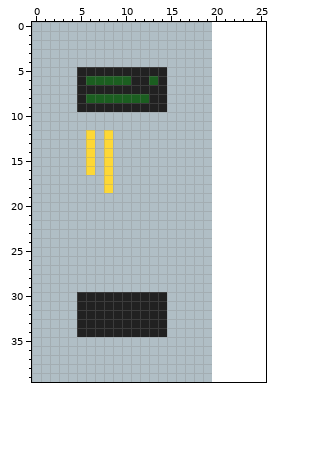
Two states of a pixel-art sprite, app/src/main/res/drawable-hdpi/ship.png. Above, as it was before the edit.
The file is 20x40 pixels. Colours within 5 levels of each other are drawn and written as one. The old version is drawn lined up with the new one, on the new canvas.
After the commit:
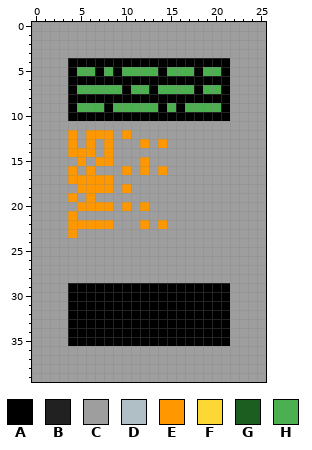
Palette (. is transparent): A #000000  B #212121  C #9e9e9e  D #b0bec5  E #ff9800  F #fdd835  G #1b5e20  H #4caf50
The exact change:
canvas 20x40 -> 26x40
Changed rows in their new state; - is an unchanged pixel.
first column x 0:
 0 CCCCCCCCCCCCCCCCCCCCCCCCCC
 1 CCCCCCCCCCCCCCCCCCCCCCCCCC
 2 CCCCCCCCCCCCCCCCCCCCCCCCCC
 3 CCCCCCCCCCCCCCCCCCCCCCCCCC
 4 CCCCAAAAAAAAAAAAAAAAAACCCC
 5 CCCCAHHAHAHHHHAHHHAHHACCCC
 6 CCCCAAAAAAAAAAAAAAAAAACCCC
 7 CCCCAHHHHHAHHAHHHHAHHACCCC
 8 CCCCAAAAAAAAAAAAAAAAAACCCC
 9 CCCCAHHHAHHHHHAHAHHHHACCCC
10 CCCCAAAAAAAAAAAAAAAAAACCCC
11 CCCCCCCCCCCCCCCCCCCCCCCCCC
12 CCCCECEEECECCCCCCCCCCCCCCC
13 CCCCECECECCCECECCCCCCCCCCC
14 CCCCEEECECCCCCCCCCCCCCCCCC
15 CCCCCECEECCCECCCCCCCCCCCCC
16 CCCCECECCCECECECCCCCCCCCCC
17 CCCCEEEEECCCCCCCCCCCCCCCCC
18 CCCCCEEEECECCCCCCCCCCCCCCC
19 CCCCECECCCCCCCCCCCCCCCCCCC
20 CCCCCEEEECECECCCCCCCCCCCCC
21 CCCCECCCCCCCCCCCCCCCCCCCCC
22 CCCCEEEEECCCECECCCCCCCCCCC
23 CCCCECCCCCCCCCCCCCCCCCCCCC
24 CCCCCCCCCCCCCCCCCCCCCCCCCC
25 CCCCCCCCCCCCCCCCCCCCCCCCCC
26 CCCCCCCCCCCCCCCCCCCCCCCCCC
27 CCCCCCCCCCCCCCCCCCCCCCCCCC
28 CCCCCCCCCCCCCCCCCCCCCCCCCC
29 CCCCAAAAAAAAAAAAAAAAAACCCC
30 CCCCAAAAAAAAAAAAAAAAAACCCC
31 CCCCAAAAAAAAAAAAAAAAAACCCC
32 CCCCAAAAAAAAAAAAAAAAAACCCC
33 CCCCAAAAAAAAAAAAAAAAAACCCC
34 CCCCAAAAAAAAAAAAAAAAAACCCC
35 CCCCAAAAAAAAAAAAAAAAAACCCC
36 CCCCCCCCCCCCCCCCCCCCCCCCCC
37 CCCCCCCCCCCCCCCCCCCCCCCCCC
38 CCCCCCCCCCCCCCCCCCCCCCCCCC
39 CCCCCCCCCCCCCCCCCCCCCCCCCC
Pixel boxes of the changes (left, top, right, bottom) in both pictures:
changed: (32, 22, 266, 382)
